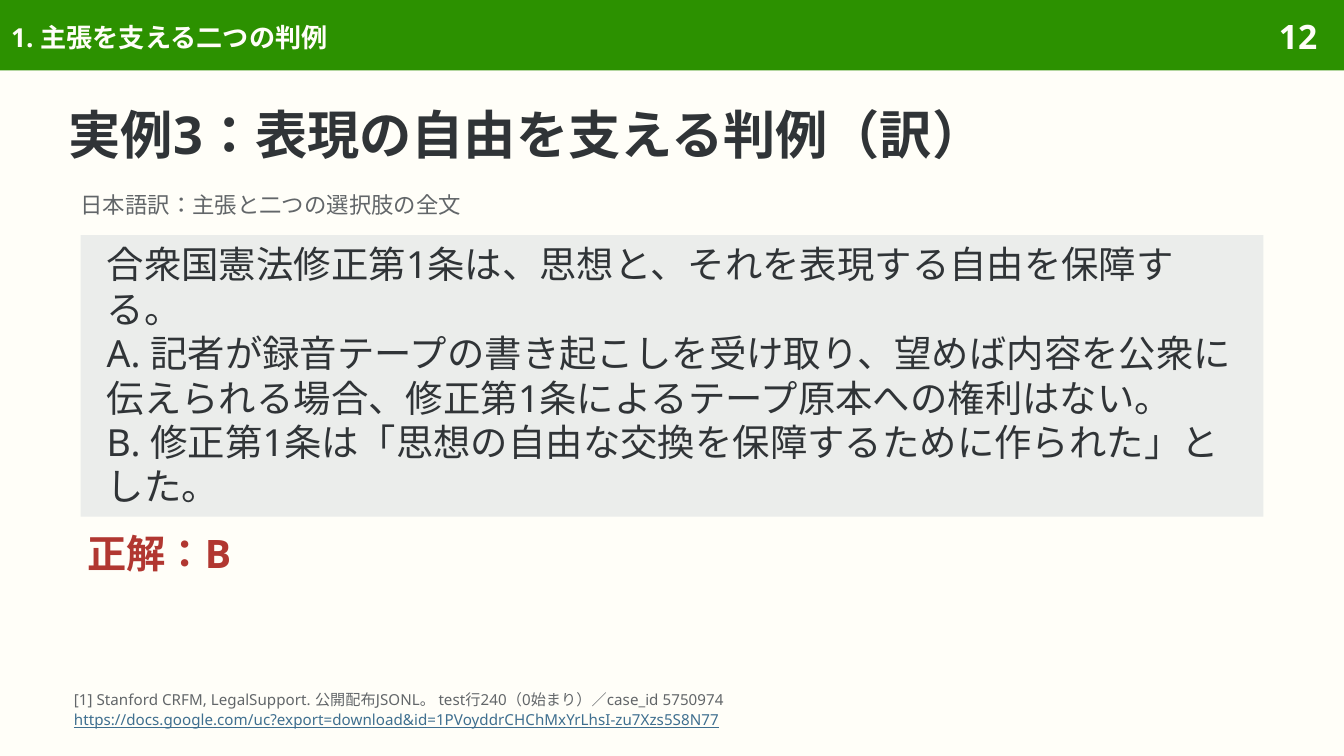
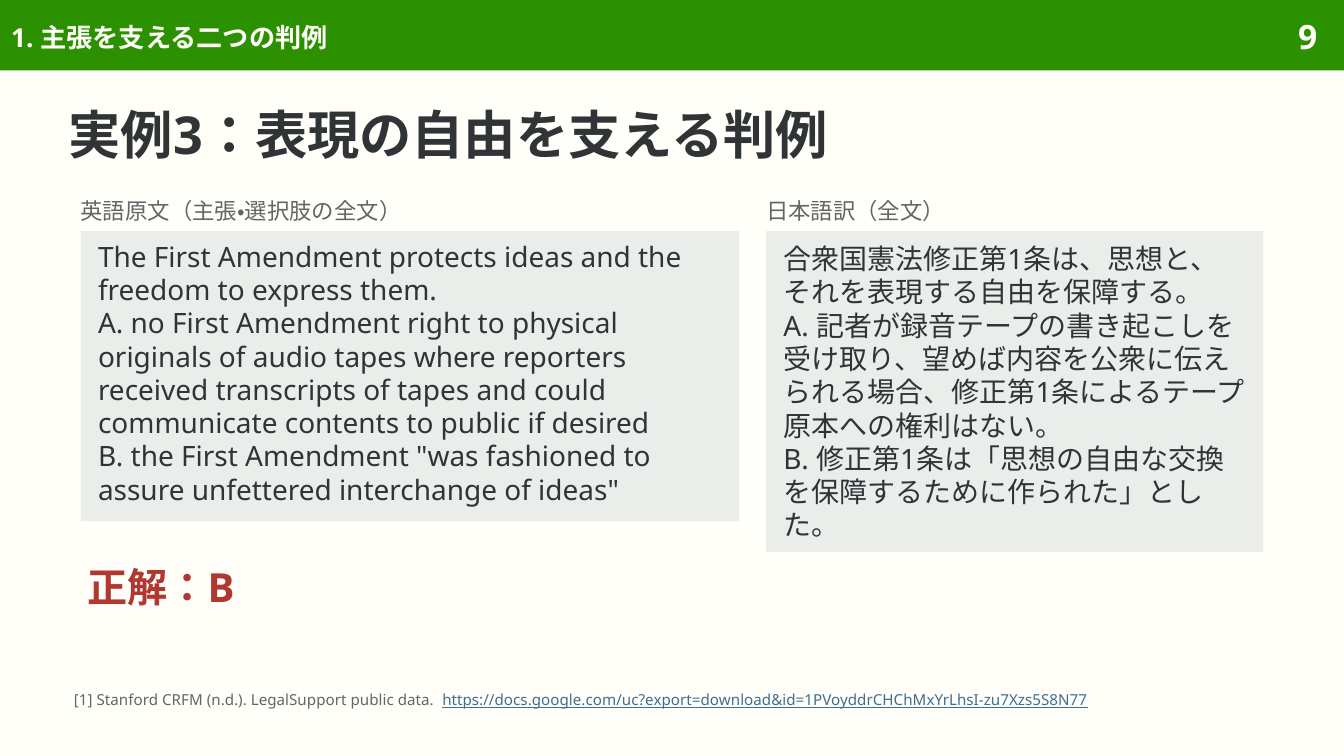
Before and after one commit to sasakiy84/datasets-in-10-minutes, a slide deck: slide 9 of slides/datasets-in-10-minutes-legal-support.pptx (slide 12 before the commit). Drawn at 1344x756 pixels with LibreOffice and Linux fonts; fonts in the diff are those of the drawing. Boxes give left, top, right and bottom in pixels: in the first picture for what was removed or moved away, otherwise in the second. Text is boxed around its words. In the diff, an @@ line names an element or a change of style, - is before the commit and + after.

Commit message:
Rebuild LegalSupport around citation evidence, examples and data use

```diff
--- a/slides/datasets-in-10-minutes-legal-support.pptx
+++ b/slides/datasets-in-10-minutes-legal-support.pptx
@@ page number at <box>1298,24,1317,50</box>: text changed @@
-12
+9
@@ title at <box>69,109,828,159</box>: text changed @@
-実例3：表現の自由を支える判例（訳）
+実例3：表現の自由を支える判例
@@ text at <box>81,200,402,221</box>: text changed @@
-日本語訳：主張と二つの選択肢の全文
+英語原文（主張・選択肢の全文）
@@ text added at <box>766,200,945,221</box>, 12 pt, text #626669 @@
+日本語訳（全文）
@@ rectangle added at <box>81,231,739,521</box>, fill #EBEDEB, 15 pt, text #303437 @@
+The First Amendment protects ideas and the freedom to express them.
+A. no First Amendment right to physical originals of audio tapes where reporters received transcripts of tapes and could communicate contents to public if desired
+B. the First Amendment "was fashioned to assure unfettered interchange of ideas"
@@ rectangle "合衆国憲法修正第1条は、思想と、それを表現する自由を保障する。": place and size @@
-rectangle "合衆国憲法修正第1条は、思想と、それを表現する自由を保障する。" at <box>81,235,1263,516</box>
+rectangle "合衆国憲法修正第1条は、思想と、それを表現する自由を保障する。" at <box>766,231,1263,552</box>
@@ rectangle "合衆国憲法修正第1条は、思想と、それを表現する自由を保障する。" at <box>766,231,1263,552</box>: size 20 to 15 pt; line spacing 23.8pt to 17.8pt @@
@@ text "正解：B": place and size @@
-text "正解：B" at <box>87,535,231,572</box>
+text "正解：B" at <box>87,568,234,606</box>
@@ text "正解：B" at <box>87,568,234,606</box>: size 21 to 21.5 pt; line spacing 24.6pt to 25.1pt @@
@@ text at <box>74,693,1087,709</box>: text changed @@
-[1] Stanford CRFM, LegalSupport. 公開配布JSONL。 test行240（0始まり）／case_id 5750974
-https://docs.google.com/uc?export=download&id=1PVoyddrCHChMxYrLhsI-zu7Xzs5S8N77
+[1] Stanford CRFM (n.d.). LegalSupport public data. https://docs.google.com/uc?export=download&id=1PVoyddrCHChMxYrLhsI-zu7Xzs5S8N77
```
Also in this commit, not shown: 32 other slides changed, 3 slides added, 24 slides removed, 39 other files.
